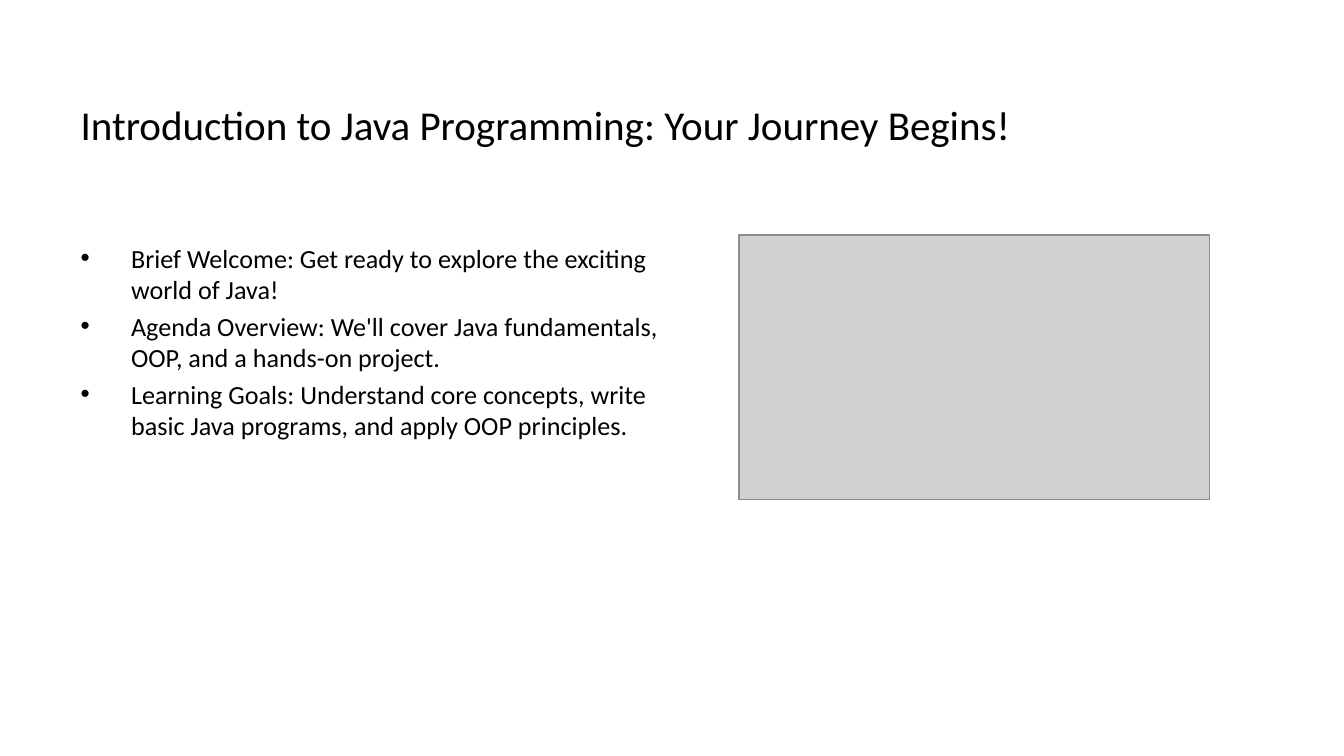
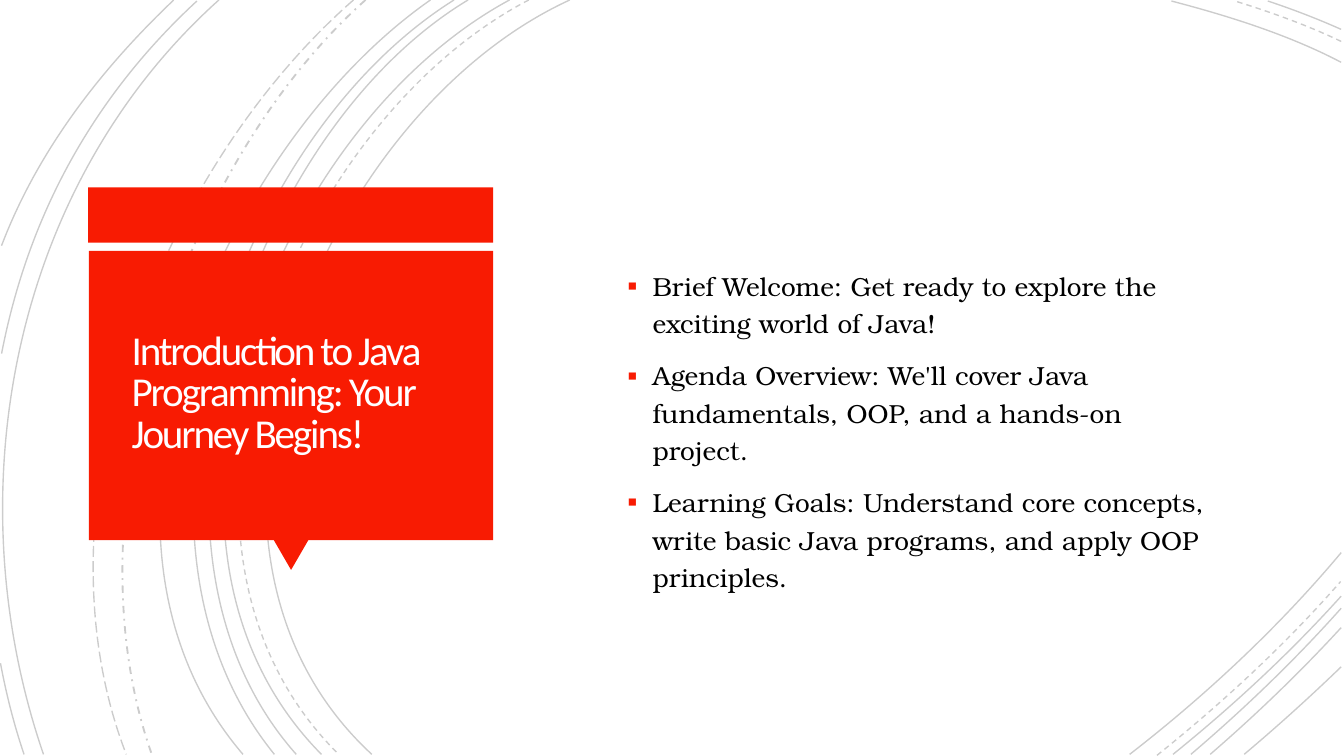
Before and after one commit to arpit3043/PropeersJavaFSBootCamp, a slide deck: slide 4 of Java Programming Crash Course_ Beginner to Intermediate.pptx. Drawn at 1344x756 pixels with LibreOffice and Linux fonts; fonts in the diff are those of the drawing; grey boxes stand for pictures. Boxes give left, top, right and bottom in pixels: in the first picture for what was removed or moved away, otherwise in the second. Text is boxed around its words. In the diff, an @@ line names an element or a change of style, - is before the commit and + after.

```diff
--- a/Java Programming Crash Course_ Beginner to Intermediate.pptx
+++ b/Java Programming Crash Course_ Beginner to Intermediate.pptx
@@ group added at box(0, 0, 1341, 755): 21 freeform shapes @@
@@ text "Brief Welcome: Get ready to ...": place and size @@
-text "Brief Welcome: Get ready to ..." at box(131, 250, 657, 440)
+text "Brief Welcome: Get ready to ..." at box(653, 277, 1204, 593)
@@ text "Brief Welcome: Get ready to ..." at box(653, 277, 1204, 593): font Calibri to TeX Gyre Bonum; bullet • to ▪; line spacing 1 to 1.2; more space between paragraphs; vertical alignment top to middle @@
@@ rectangle added at box(89, 187, 493, 242), fill #F81B02 @@
@@ picture removed at box(739, 235, 1210, 500) @@
@@ rectangle added at box(89, 251, 493, 540), fill #F81B02 @@
@@ title "Introduction to Java Programming: Your ...": place and size @@
-title "Introduction to Java Programming: Your ..." at box(81, 111, 1010, 147)
+title "Introduction to Java Programming: Your ..." at box(132, 336, 421, 455)
@@ title "Introduction to Java Programming: Your ..." at box(132, 336, 421, 455): text colour #000000 to #FFFEFF, letter spacing 0 to -1.1 pt; line spacing 1 to 0.85 @@
@@ triangle added at box(274, 540, 309, 570), fill #F81B02 @@
```
Also in this commit, not shown: 11 other slides changed, 2 slides added, 2 slides removed.
